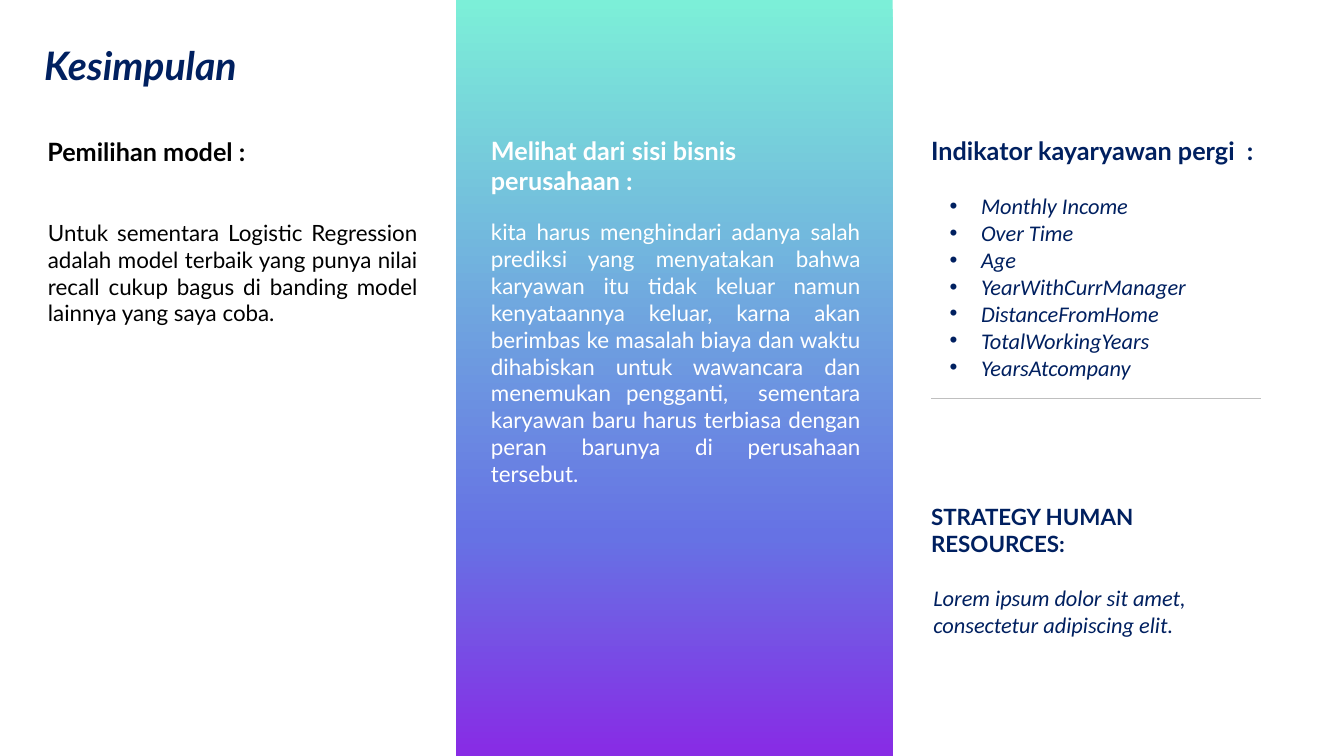
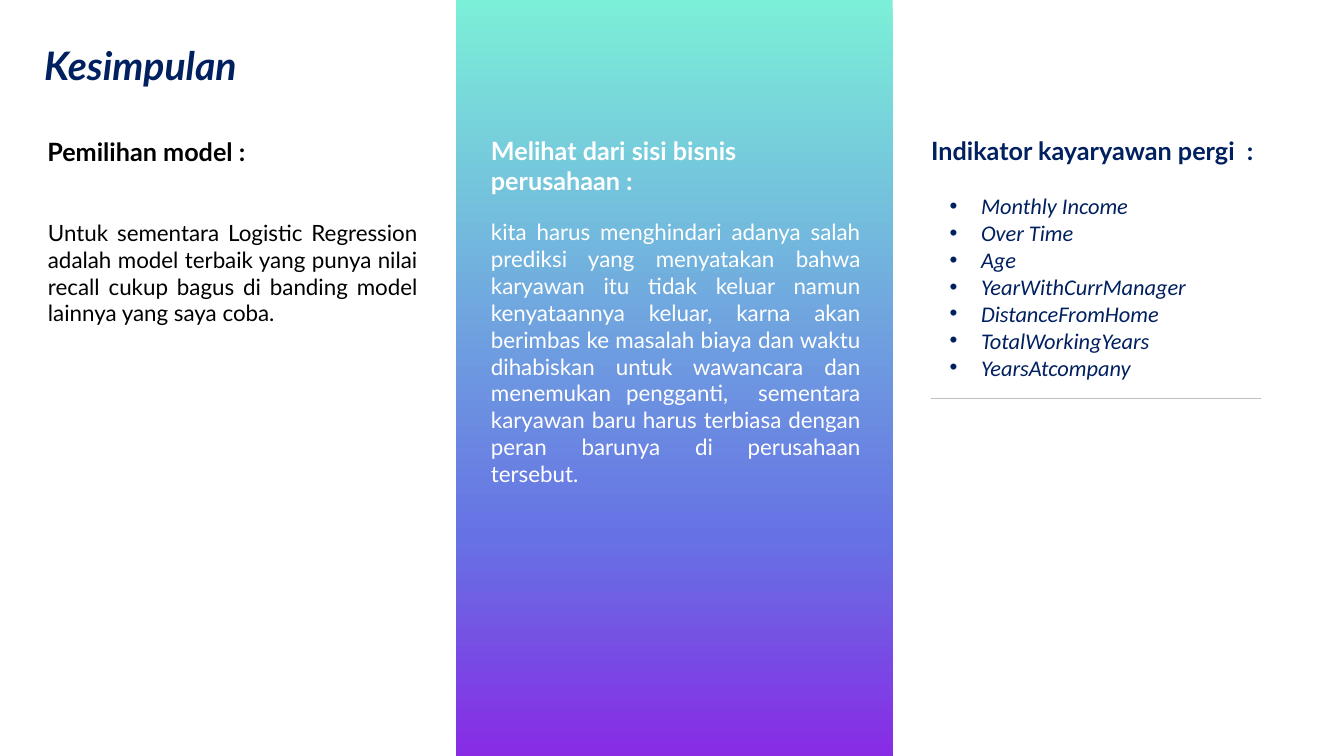
Before and after one commit to rizkiluthfan/final_project, a slide deck: slide 10 of slide persentasi.pptx. Drawn at 1344x756 pixels with LibreOffice and Linux fonts; fonts in the diff are those of the drawing; background and template pictures are left out. Boxes give left, top, right and bottom in pixels: in the first picture for what was removed or moved away, otherwise in the second. Text is boxed around its words. In the diff, an @@ line names an element or a change of style, - is before the commit and + after.

```diff
--- a/slide persentasi.pptx
+++ b/slide persentasi.pptx
@@ text removed at box(931, 508, 1134, 552) @@
-STRATEGY HUMAN RESOURCES:
@@ text removed at box(933, 590, 1186, 637) @@
-Lorem ipsum dolor sit amet, consectetur adipiscing elit.
```
